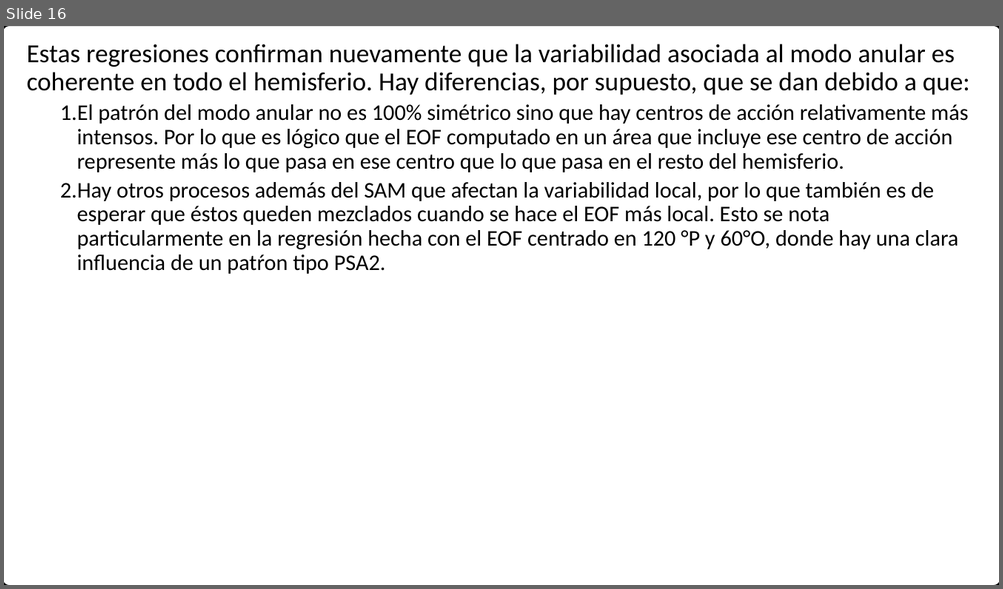
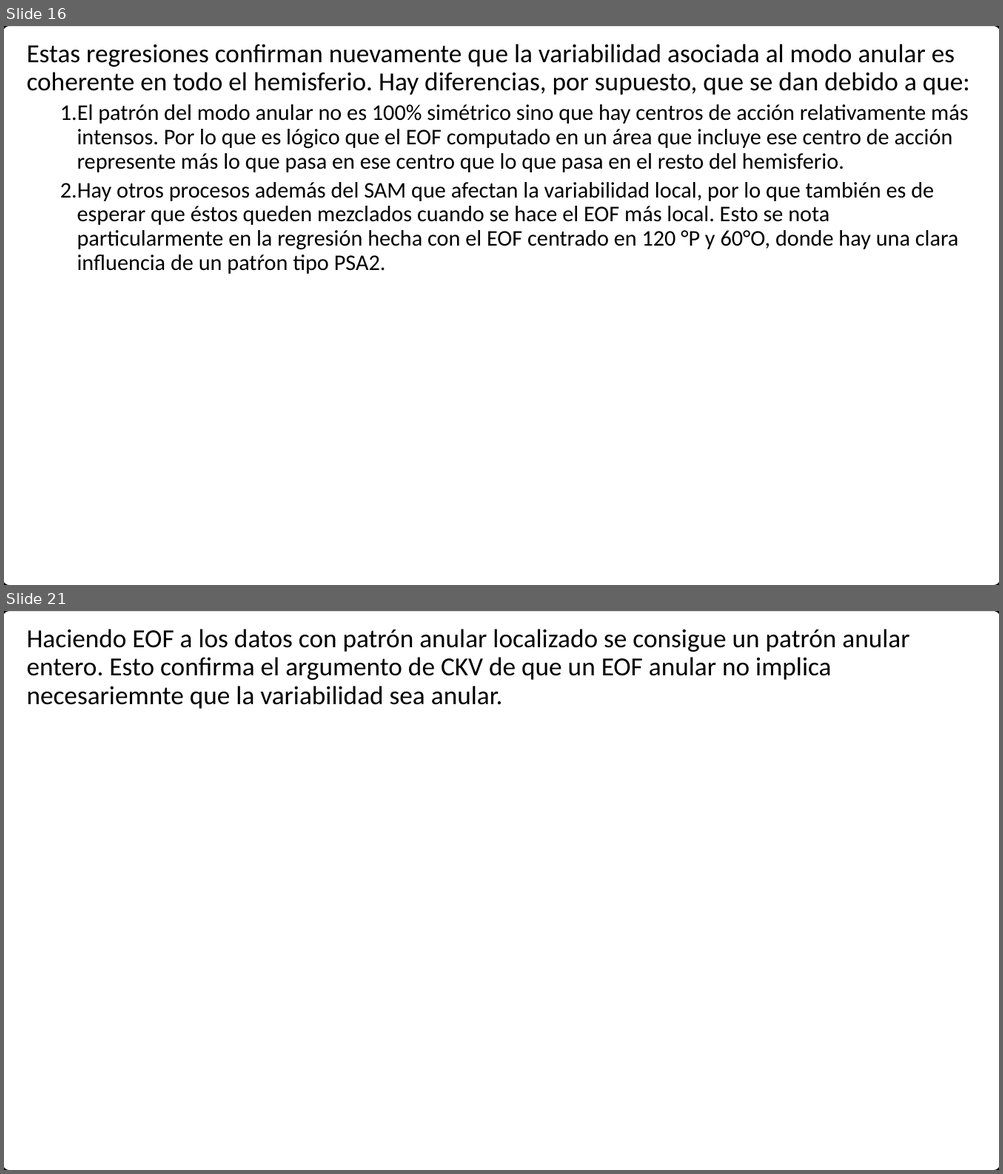
Before and after one commit to eliocamp/onda3, a slide deck: 27-CKV.pptx. Shown one above the other, each under a label of ours: slide 16 before the commit, slides 16 and 21 after it; the slides between them are not shown. The pictures are 1003x589 and 1003x1174 pixels, drawn with LibreOffice and Linux fonts; fonts in the diff are those of the drawing. Boxes give left, top, right and bottom in pixels: in the first picture for what was removed or moved away, otherwise in the second. Text is boxed around its words. In the diff, an @@ line names an element or a change of style, - is before the commit and + after.

```diff
--- a/27-CKV.pptx
+++ b/27-CKV.pptx
@@ slide 21 added at [4, 611, 999, 1170], background #FFFFFF; not listed: 1 template element that a slide beside it also shows @@
@@ text added at [27, 629, 909, 709], 25.2 pt, text #000000 @@
+Haciendo EOF a los datos con patrón anular localizado se consigue un patrón anular entero. Esto confirma el argumento de CKV de que un EOF anular no implica necesariemnte que la variabilidad sea anular.
```
Also in this commit, not shown: 1 slide changed, 8 other slides added, 3 other files.
